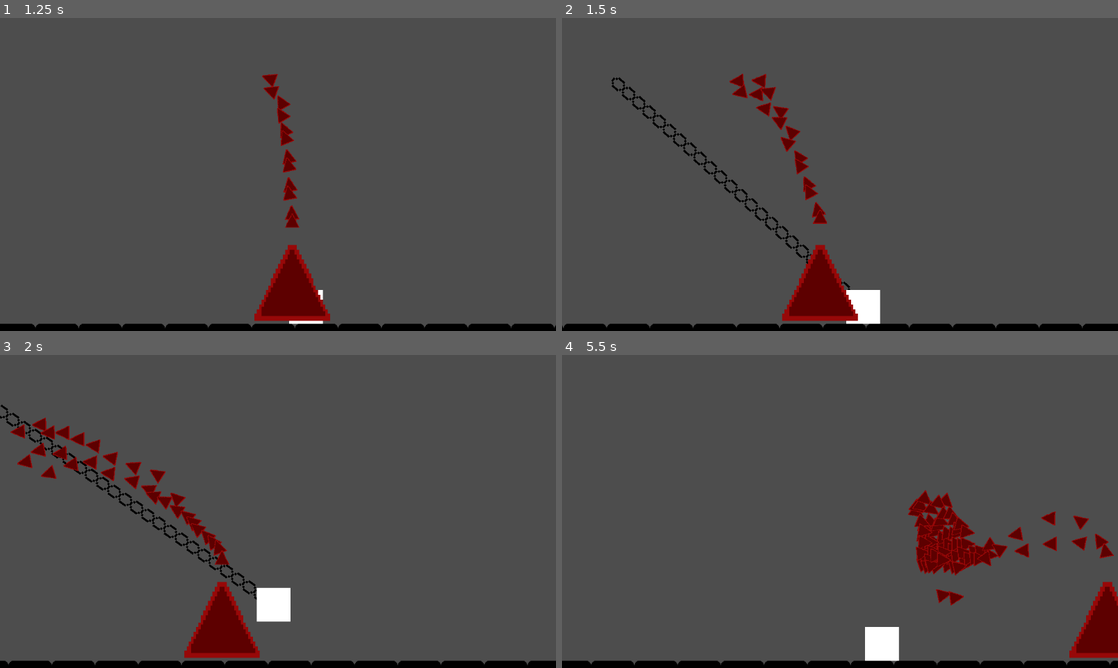
Above: before the commit, frames 1-4 (two rows, left to right).
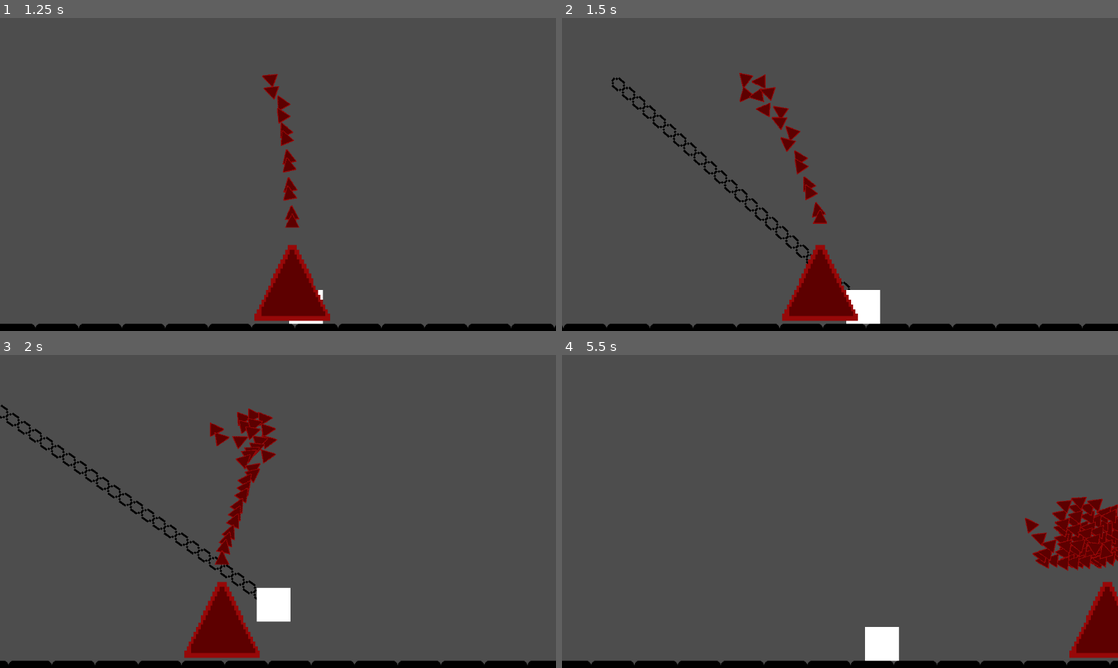
Above: after the commit, the same moments.

Repository: LitheFulminare/Operation-Venulysian
Game: Godot game, scene res://Game scenes/Shredder boss test.tscn
Two runs of this game, one before a commit and one after it. Both use one fixed random seed, a clock stepped at 60 frames per second and the inputs below. This scene is started directly instead of the project's main scene. The engine's default icon, where the game draws it, is replaced by a stand-in: a white triangle on a blue panel in a dark square.
Inputs (mouse positions are in pixels of both pictures, inside the frame that each line leads up to):
- Up to frame 1 (1.25 s): tap Enter (ui_accept) at 0.5, 0.77 s; move the mouse to (400, 158) at 0.52 s; hold D (Right) from 0.53 s (still down); tap Shift (Dash) at 0.6 s
- Up to frame 2 (1.5 s): keep holding D (Right); move the mouse to (728, 190) at 1.27 s; tap F (Grappling Hook) at 1.35 s
- Up to frame 3 (2 s): keep holding D (Right); tap Enter (ui_accept) at 1.52 s
- Up to frame 4 (5.5 s): move the mouse to (895, 442) at 2.02 s; release D (Right) at 2.03 s; hold A (Left) 2.03-2.78 s; click (895, 442) at 2.1 s; move the mouse to (812, 574) at 2.77 s; hold D (Right) 2.78-4.28 s; tap Shift (Dash) at 2.85, 5.1 s; tap Enter (ui_accept) at 3.02, 3.77, 4.52 s; move the mouse to (1006, 558) at 3.52 s; tap F (Grappling Hook) at 3.6 s; move the mouse to (673, 464) at 4.27 s; hold A (Left) 4.28-5.03 s; click (673, 464) at 4.35 s; move the mouse to (867, 511) at 5.02 s; hold D (Right) from 5.03 s (still down)

Frame 1 is identical in both runs. In frame 2, 0.3% of the frame differs, in the area x 30-48%, y 17-63%; in frame 3, 3.3%; in frame 4, 5.2%, in the area x 62-100%, y 43-80%.

Commit message:
boss gets player reference

Diff:
--- a/Operation Venulysian/Enemies/Bosses/Shredder Boss/Shredder Boss.tscn
+++ b/Operation Venulysian/Enemies/Bosses/Shredder Boss/Shredder Boss.tscn
@@ -8,7 +8,7 @@
 size = Vector2(11.5714, 85.1429)
 
 [sub_resource type="RectangleShape2D" id="RectangleShape2D_sqday"]
-size = Vector2(11.571, 200)
+size = Vector2(11.571, 103.714)
 
 [node name="ShredderBoss" type="Node2D" node_paths=PackedStringArray("shredder_spawn")]
 texture_filter = 1
@@ -29,18 +29,20 @@
 position = Vector2(0, -42.205)
 collision_layer = 32
 collision_mask = 0
+monitoring = false
 
 [node name="Left Margin" type="CollisionShape2D" parent="Shredder Nodes/Boundary Area"]
-position = Vector2(-100, -11)
+position = Vector2(-44.8571, -12.0807)
 shape = SubResource("RectangleShape2D_iy2i1")
 
 [node name="Right Margin" type="CollisionShape2D" parent="Shredder Nodes/Boundary Area"]
-position = Vector2(100, -11)
+position = Vector2(43.4286, -12.6521)
 shape = SubResource("RectangleShape2D_iy2i1")
 
 [node name="Upper Margin" type="CollisionShape2D" parent="Shredder Nodes/Boundary Area"]
-position = Vector2(0, 31.619)
+position = Vector2(-1.71427, 31.619)
 rotation = 1.5708
+scale = Vector2(1, 1)
 shape = SubResource("RectangleShape2D_sqday")
 
 [node name="Lower Margin" type="CollisionShape2D" parent="Shredder Nodes/Boundary Area"]
--- a/Operation Venulysian/Enemies/Bosses/Shredder Boss/shredder_boss.gd
+++ b/Operation Venulysian/Enemies/Bosses/Shredder Boss/shredder_boss.gd
@@ -3,10 +3,13 @@
 @export_group("Components")
 @export var shredder_spawn: Marker2D
 @export var shredder_scene: PackedScene
+@export var area: Area2D
 
 @export_group("Parameters")
 @export var shredder_count: int = 4
 @export var shredder_spawn_delay: float = 0.5
+
+var player: Player
 
 func _process(delta: float) -> void:
 	if Input.is_action_just_pressed("ui_accept"):
--- a/Operation Venulysian/Game scenes/Shredder boss test.tscn
+++ b/Operation Venulysian/Game scenes/Shredder boss test.tscn
@@ -17,9 +17,10 @@
 physics_layer_0/collision_mask = 0
 sources/0 = SubResource("TileSetAtlasSource_vfyey")
 
-[node name="Prototyping" type="Node2D" node_paths=PackedStringArray("player")]
+[node name="Prototyping" type="Node2D" node_paths=PackedStringArray("player", "boss")]
 script = ExtResource("1_u34g7")
 player = NodePath("Player")
+boss = NodePath("ShredderBoss")
 
 [node name="Player" parent="." instance=ExtResource("2_2aoru")]
 position = Vector2(1660, 584)
--- a/Operation Venulysian/Game scenes/prototyping.gd
+++ b/Operation Venulysian/Game scenes/prototyping.gd
@@ -1,7 +1,11 @@
 extends Node2D
 
 @export var player: Player
+@export var boss: ShredderBoss
 var gun_flash_scene: PackedScene = preload("res://Tech Art/Particles/Gun Flash/GunFlash.tscn")
+
+func _ready() -> void:
+	boss.player = player
 
 # Called every frame. 'delta' is the elapsed time since the previous frame.
 func _process(delta: float) -> void:
